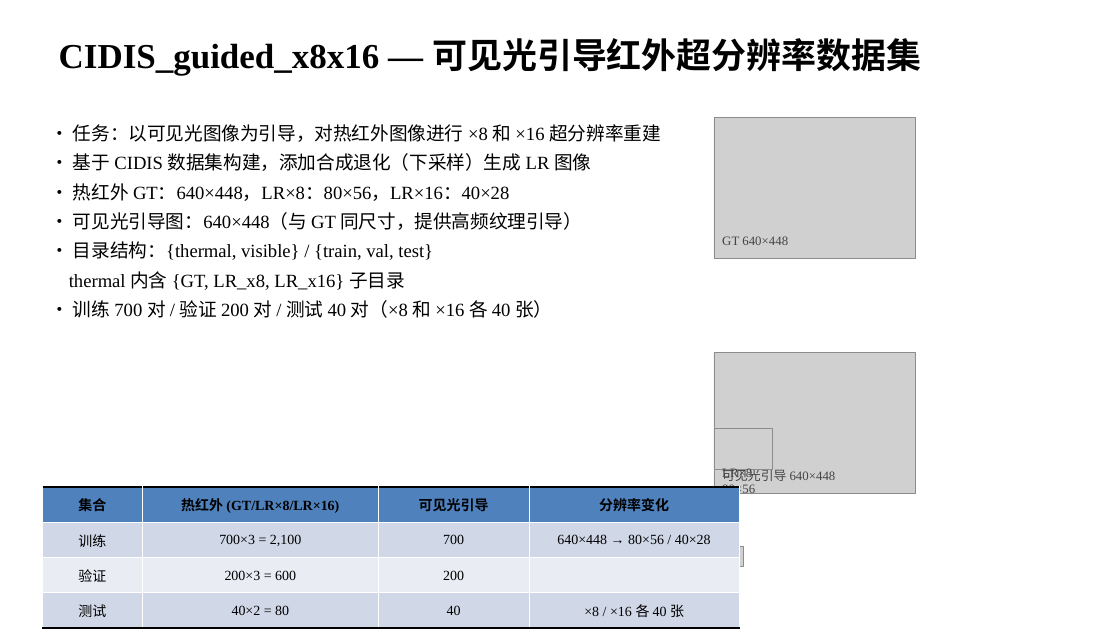
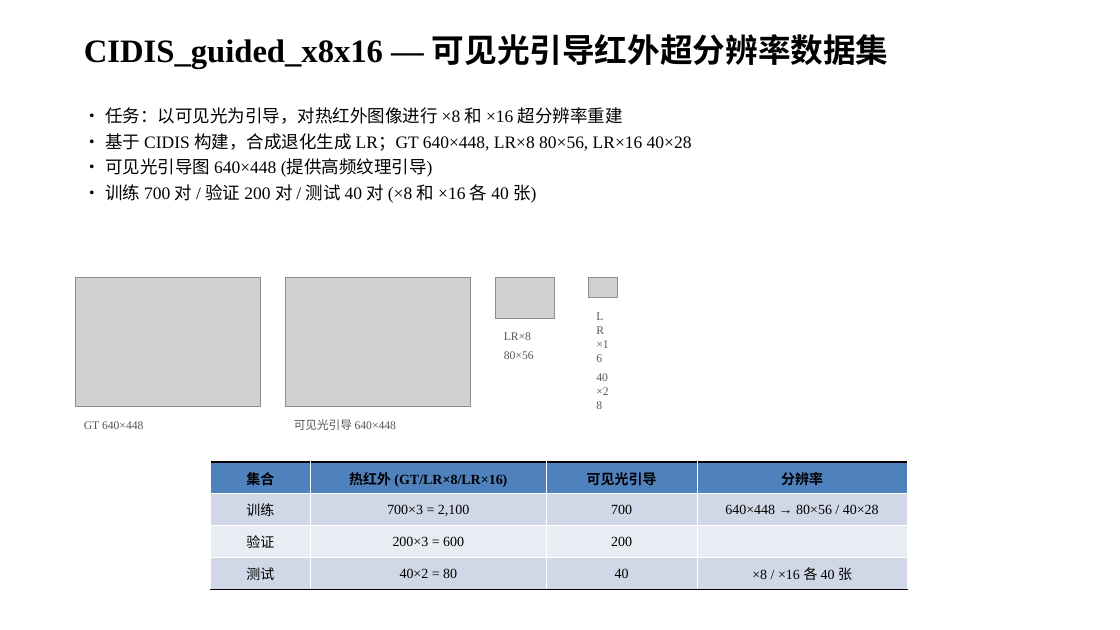
Before and after one commit to ZaxWave/InfraredSR, a slide deck: slide 7 of ppts/InfraredSR_Datasets_Overview.pptx. Drawn at 1120x630 pixels with LibreOffice and Linux fonts; fonts in the diff are those of the drawing; grey boxes stand for pictures. Boxes give left, top, right and bottom in pixels: in the first picture for what was removed or moved away, otherwise in the second. Text is boxed around its words. In the diff, an @@ line names an element or a change of style, - is before the commit and + after.

Commit message:
update ppt

```diff
--- a/ppts/InfraredSR_Datasets_Overview.pptx
+++ b/ppts/InfraredSR_Datasets_Overview.pptx
@@ text "CIDIS_guided_x8x16 — 可见光引导红外超分辨率数据集": place and size @@
-text "CIDIS_guided_x8x16 — 可见光引导红外超分辨率数据集" at (59,38,922,75)
+text "CIDIS_guided_x8x16 — 可见光引导红外超分辨率数据集" at (84,34,889,68)
@@ text "CIDIS_guided_x8x16 — 可见光引导红外超分辨率数据集" at (84,34,889,68): size 30 to 28 pt @@
@@ text at (105,107,692,203): text changed; size 16 to 15 pt @@
-• 任务：以可见光图像为引导，对热红外图像进行 ×8 和 ×16 超分辨率重建
-• 基于 CIDIS 数据集构建，添加合成退化（下采样）生成 LR 图像
-• 热红外 GT：640×448，LR×8：80×56，LR×16：40×28
-• 可见光引导图：640×448（与 GT 同尺寸，提供高频纹理引导）
-• 目录结构：{thermal, visible} / {train, val, test}
-thermal 内含 {GT, LR_x8, LR_x16} 子目录
-• 训练 700 对 / 验证 200 对 / 测试 40 对（×8 和 ×16 各 40 张）
+• 任务：以可见光为引导，对热红外图像进行 ×8 和 ×16 超分辨率重建
+• 基于 CIDIS 构建，合成退化生成 LR；GT 640×448, LR×8 80×56, LR×16 40×28
+• 可见光引导图 640×448 (提供高频纹理引导)
+• 训练 700 对 / 验证 200 对 / 测试 40 对 (×8 和 ×16 各 40 张)
@@ picture: place and size @@
-picture at (714,118,916,259)
+picture at (76,277,260,407)
@@ picture: place and size @@
-picture at (714,353,916,494)
+picture at (286,277,471,407)
@@ picture: place and size @@
-picture at (714,429,773,470)
+picture at (496,277,555,318)
@@ picture: place and size @@
-picture at (714,546,744,566)
+picture at (588,277,618,297)
@@ text at (504,332,534,359): text changed; size 11 to 10 pt; text colour #444444 to #555555 @@
-LR×8 80×56
+LR×8
+80×56
@@ text at (596,373,608,381): text changed; size 11 to 10 pt; text colour #444444 to #555555 @@
-LR×16 40×28
+LR×16
+40×28
@@ text "GT 640×448": place and size @@
-text "GT 640×448" at (722,236,788,245)
+text "GT 640×448" at (84,421,143,429)
@@ text "GT 640×448" at (84,421,143,429): size 11 to 10 pt, text colour #444444 to #555555; less space between paragraphs @@
@@ text "可见光引导 640×448" at (294,419,396,430): size 11 to 10 pt, text colour #444444 to #555555; less space between paragraphs @@
@@ text "可见光引导 640×448": place and size @@
-text "可见光引导 640×448" at (722,467,836,485)
+text "可见光引导 640×448" at (294,419,396,430)
@@ table at (210,462,907,590) @@
-row 1, column 4: 分辨率变化
+row 1, column 4: 分辨率
@@ table: place and size @@
-table at (42,487,739,628)
+table at (210,462,907,590)
```
Also in this commit, not shown: 7 other slides changed, 2 other files.
